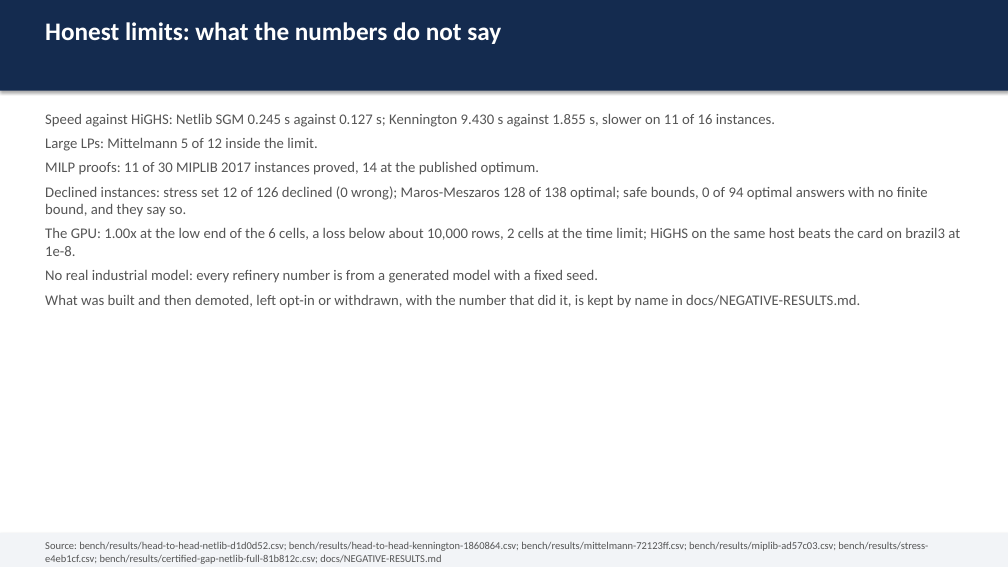
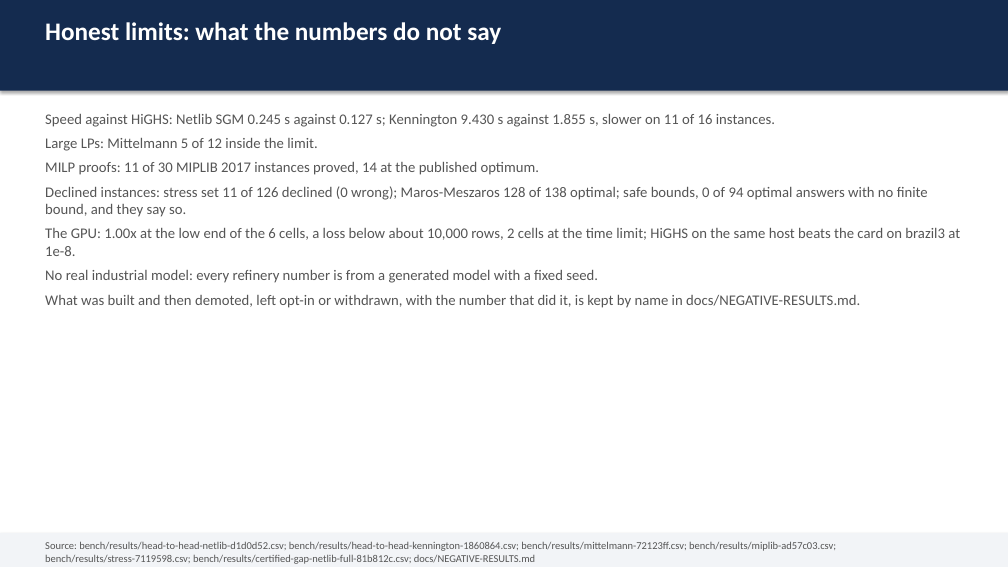
Before and after one commit to thegoodengineers/SANKHYA, a slide deck: slide 11 of docs/SANKHYA-deck.pptx. Drawn at 1008x567 pixels with LibreOffice and Linux fonts; fonts in the diff are those of the drawing. Boxes give left, top, right and bottom in pixels: in the first picture for what was removed or moved away, otherwise in the second. Text is boxed around its words. In the diff, an @@ line names an element or a change of style, - is before the commit and + after.

Commit message:
bench(stress): the stress set on main at 7119598, 115 of 126 correct and none wrong

```diff
--- a/docs/SANKHYA-deck.pptx
+++ b/docs/SANKHYA-deck.pptx
@@ text at box(45, 186, 928, 217): text changed @@
-Declined instances: stress set 12 of 126 declined (0 wrong); Maros-Meszaros 128 of 138 optimal; safe bounds, 0 of 94 optimal answers with no finite bound, and they say so.
+Declined instances: stress set 11 of 126 declined (0 wrong); Maros-Meszaros 128 of 138 optimal; safe bounds, 0 of 94 optimal answers with no finite bound, and they say so.
@@ text at box(45, 541, 836, 564): text changed @@
-Source: bench/results/head-to-head-netlib-d1d0d52.csv; bench/results/head-to-head-kennington-1860864.csv; bench/results/mittelmann-72123ff.csv; bench/results/miplib-ad57c03.csv; bench/results/stress-e4eb1cf.csv; bench/results/certified-gap-netlib-full-81b812c.csv; docs/NEGATIVE-RESULTS.md
+Source: bench/results/head-to-head-netlib-d1d0d52.csv; bench/results/head-to-head-kennington-1860864.csv; bench/results/mittelmann-72123ff.csv; bench/results/miplib-ad57c03.csv; bench/results/stress-7119598.csv; bench/results/certified-gap-netlib-full-81b812c.csv; docs/NEGATIVE-RESULTS.md
```
Also in this commit, not shown: 1 other slide changed, 5 other files.
